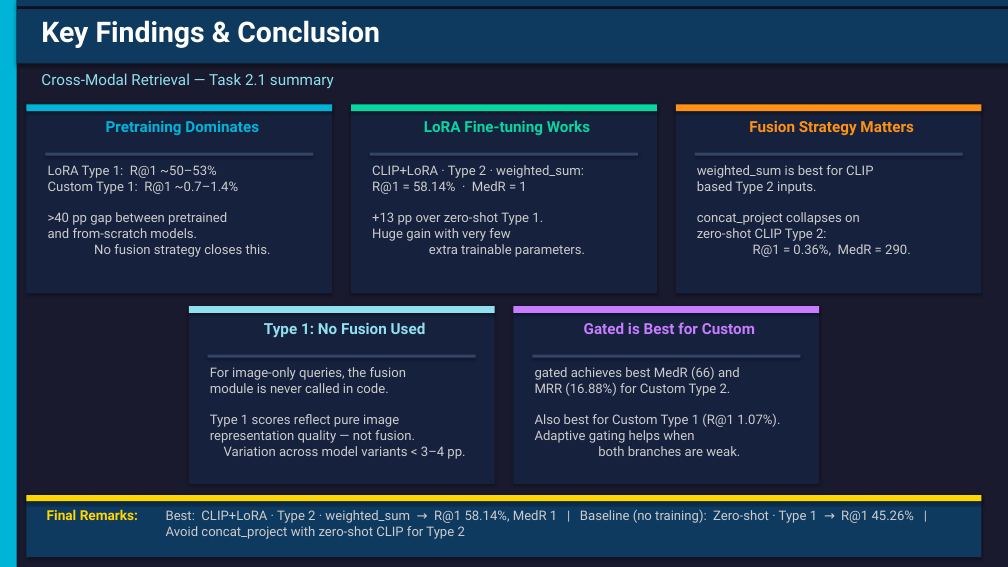
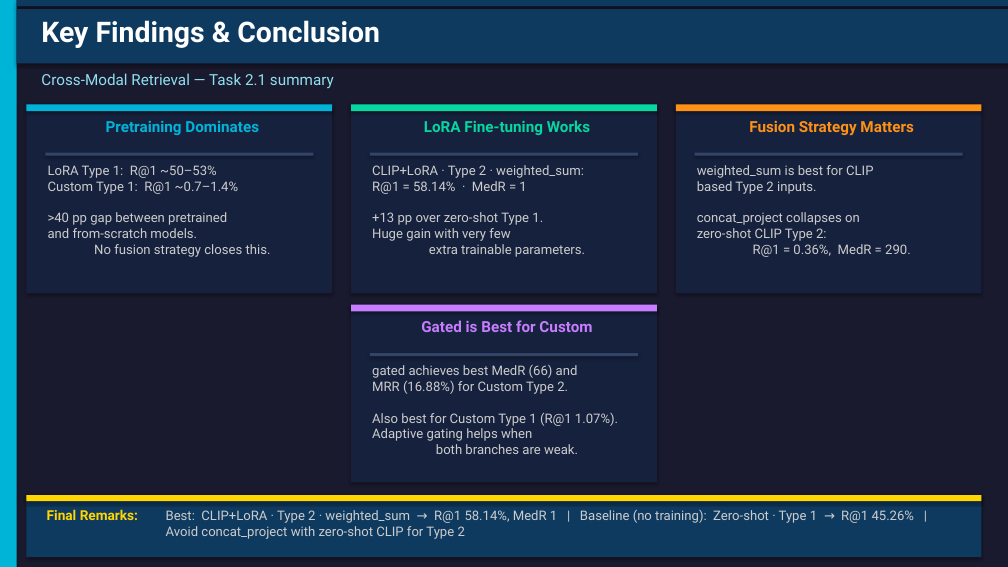
Before and after one commit to OnurAlp-Guvercin/CMPE597_Group13, a slide deck: slide 8 of CMPE597_Group13.pptx. Drawn at 1008x567 pixels with LibreOffice and Linux fonts; fonts in the diff are those of the drawing. Boxes give left, top, right and bottom in pixels: in the first picture for what was removed or moved away, otherwise in the second. Text is boxed around its words. In the diff, an @@ line names an element or a change of style, - is before the commit and + after.

```diff
--- a/CMPE597_Group13.pptx
+++ b/CMPE597_Group13.pptx
@@ rectangle removed at bbox=[189, 306, 495, 484] @@
@@ rectangle removed at bbox=[189, 306, 495, 313] @@
@@ text removed at bbox=[264, 322, 426, 338] @@
-Type 1: No Fusion Used
@@ text "Gated is Best for Custom": place and size @@
-text "Gated is Best for Custom" at bbox=[584, 322, 755, 334]
+text "Gated is Best for Custom" at bbox=[421, 320, 592, 332]
@@ rectangle removed at bbox=[208, 355, 476, 358] @@
@@ text "gated achieves best MedR (66) ...": place and size @@
-text "gated achieves best MedR (66) ..." at bbox=[535, 367, 780, 456]
+text "gated achieves best MedR (66) ..." at bbox=[372, 364, 618, 454]
@@ 3 rectangles: place and size @@
-3 rectangles at bbox=[513, 306, 819, 484]
+3 rectangles at bbox=[351, 305, 656, 482]
@@ text removed at bbox=[210, 367, 465, 459] @@
-For image-only queries, the fusion
-module is never called in code.
-Type 1 scores reflect pure image
-representation quality — not fusion.
-Variation across model variants < 3–4 pp.
```
Also in this commit, not shown: 2 other slides changed, 2 other files.
